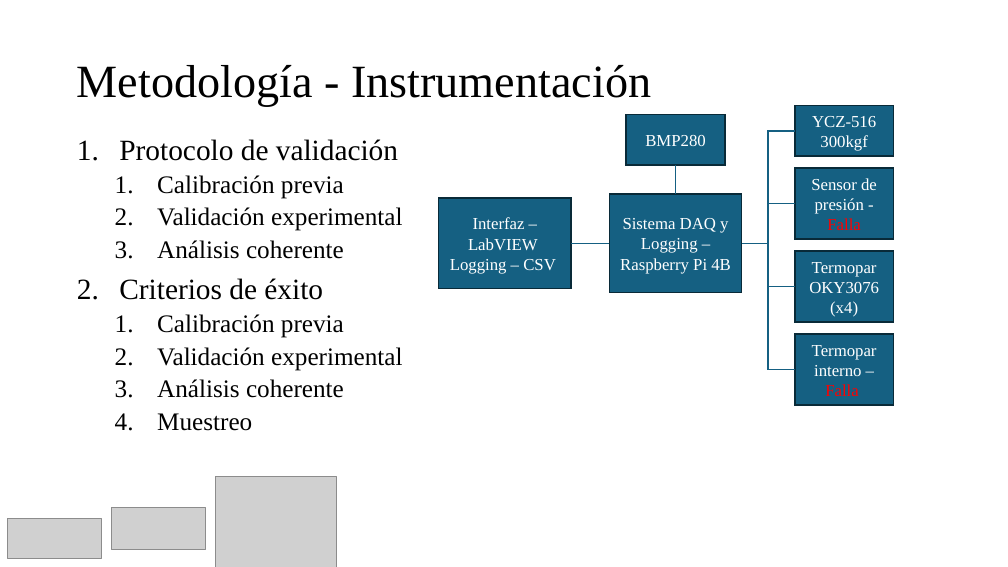
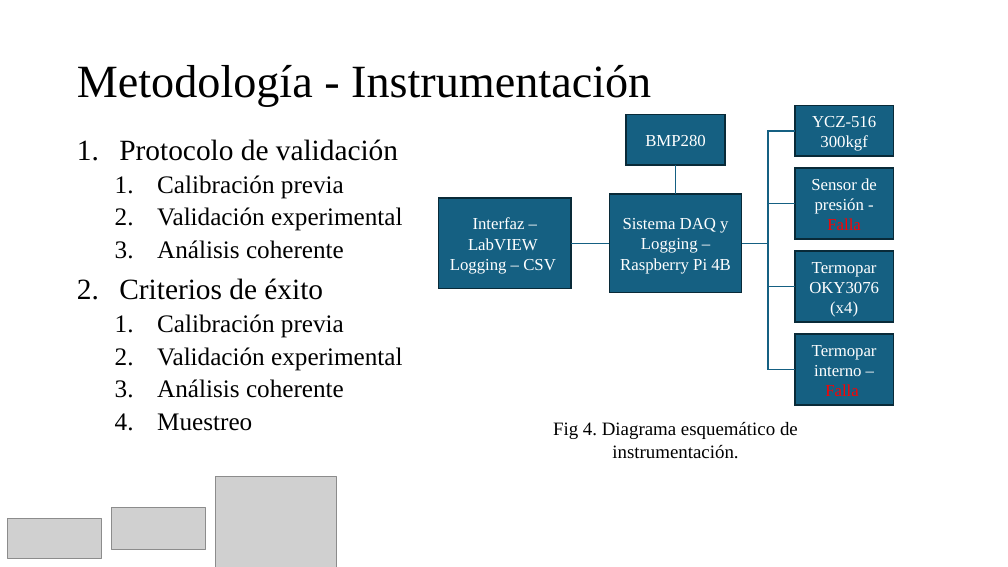
Before and after one commit to Archimedean2345/The-thermal-repository, a slide deck: slide 10 of PIAE2-Presentacion Tecnica.pptx. Drawn at 1008x567 pixels with LibreOffice and Linux fonts; fonts in the diff are those of the drawing; grey boxes stand for pictures. Boxes give left, top, right and bottom in pixels: in the first picture for what was removed or moved away, otherwise in the second. Text is boxed around its words. In the diff, an @@ line names an element or a change of style, - is before the commit and + after.

```diff
--- a/PIAE2-Presentacion Tecnica.pptx
+++ b/PIAE2-Presentacion Tecnica.pptx
@@ text added at <box>553,422,798,459</box>, 18 pt, text #000000 @@
+Fig 4. Diagrama esquemático de instrumentación.
```
Also in this commit, not shown: 6 other slides changed, 2 other files.
